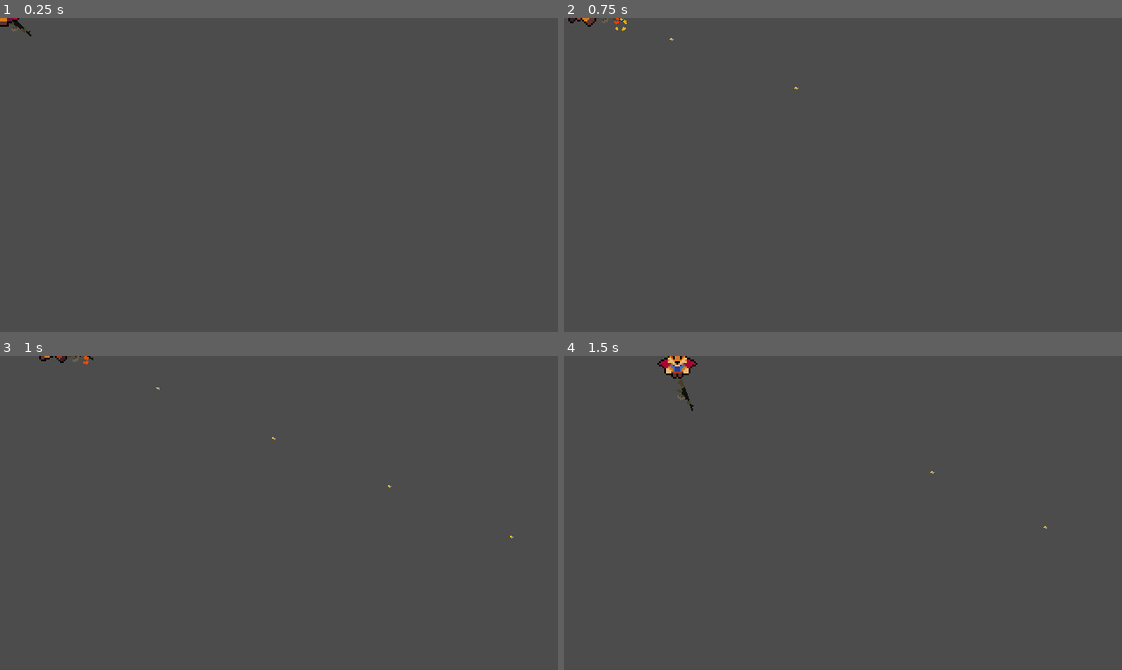
Above: before the commit, frames 1-4 (two rows, left to right).
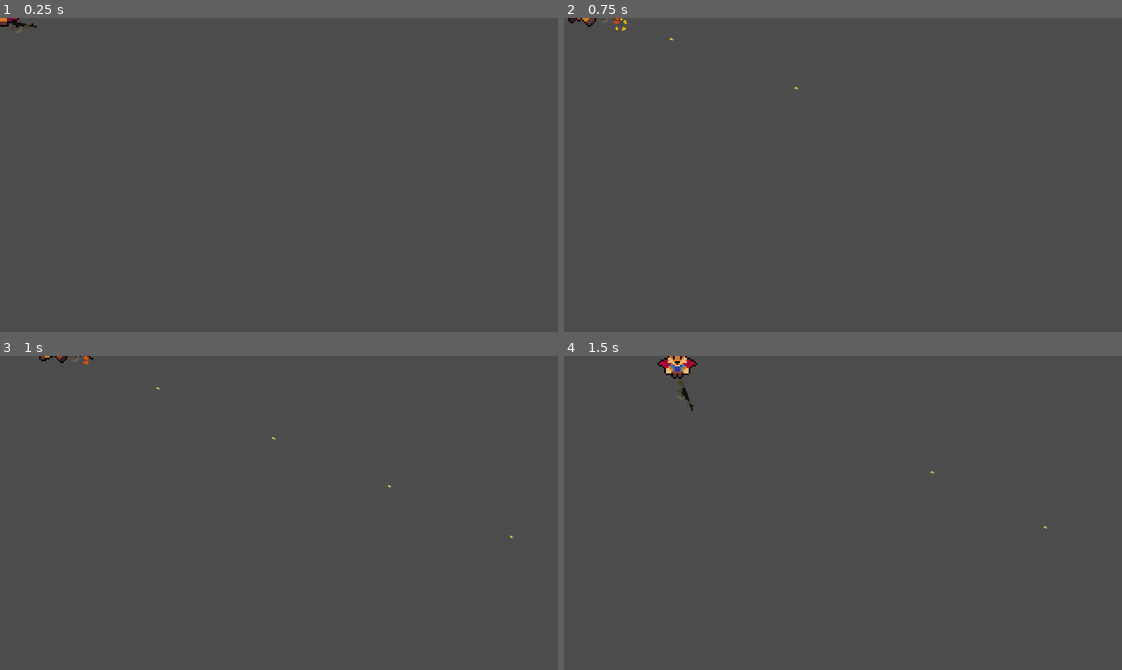
Above: after the commit, the same moments.

Repository: egol/2Dgame
Game: Godot game, scene res://Player/Player.tscn
Two runs of this game, one before a commit and one after it. Both use one fixed random seed, a clock stepped at 60 frames per second and the inputs below. This scene is started directly instead of the project's main scene.
Inputs (mouse positions are in pixels of both pictures, inside the frame that each line leads up to):
- Up to frame 1 (0.25 s): no input
- Up to frame 2 (0.75 s): tap Enter at 0.5 s; move the mouse to (965, 159) at 0.52 s; press the mouse at (965, 159) at 0.53 s; hold Right (ui_right) from 0.53 s (still down)
- Up to frame 3 (1 s): keep holding Right (ui_right)
- Up to frame 4 (1.5 s): move the mouse to (731, 528) at 1.27 s; release Right (ui_right) at 1.28 s; release the mouse at (731, 528) at 1.28 s; hold Down (ui_down) from 1.28 s (still down); tap Space (roll) at 1.35 s

The runs differ from the first frame. In frame 1, less than 0.1% of the frame differs, in the area x 1-7%, y 1-6%; in frame 2, nothing differs; in frame 3, nothing differs; in frame 4, nothing differs.

Commit message:
AddedGrassEffect

Diff:
--- a/Player/Player.gd
+++ b/Player/Player.gd
@@ -17,7 +17,7 @@
 var roll_vector = Vector2.DOWN
 var stats = PlayerStats
 
-signal fired_shot
+#signal fired_shot
 
 export var shoot_effect: PackedScene
 export var bullet_speed = 1000
@@ -69,7 +69,7 @@
 
 		animationPlayer.play("Shooting")
 
-		emit_signal("fired_shot")
+#		emit_signal("fired_shot")
 
 		can_fire = false
 		yield(get_tree().create_timer(fire_rate), "timeout")
@@ -82,6 +82,8 @@
 	input_vector = input_vector.normalized()
 
 	if input_vector != Vector2.ZERO:
+		Wind.windDirection = input_vector
+#		print(Wind.windDirection)
 		animationTree.set("parameters/Idle/blend_position", input_vector)
 		animationTree.set("parameters/Run/blend_position", input_vector)
 
--- a/Player/Player.tscn
+++ b/Player/Player.tscn
@@ -401,8 +401,9 @@
 
 [node name="sprite" type="Sprite" parent="Gun"]
 position = Vector2( 13, 0 )
+rotation = -0.588176
 texture = ExtResource( 3 )
-offset = Vector2( 0, -2 )
+offset = Vector2( 0, -1 )
 
 [node name="gunbarrel" type="Node2D" parent="Gun"]
 position = Vector2( 25, -0.539 )
@@ -414,7 +415,7 @@
 position = Vector2( 1, -8 )
 texture = ExtResource( 1 )
 hframes = 60
-frame = 59
+frame = 18
 
 [node name="AnimationPlayer" type="AnimationPlayer" parent="."]
 anims/IdleDown = SubResource( 2 )
@@ -436,7 +437,7 @@
 parameters/playback = SubResource( 34 )
 parameters/Idle/blend_position = Vector2( 0, 0 )
 parameters/Roll/blend_position = Vector2( -0.0464088, -0.130952 )
-parameters/Run/blend_position = Vector2( 0, 0 )
+parameters/Run/blend_position = Vector2( 0.00438595, 0 )
 
 [node name="CollisionShape2D" type="CollisionShape2D" parent="."]
 rotation = -1.5708
--- a/World.tscn
+++ b/World.tscn
@@ -1,8 +1,8 @@
-[gd_scene load_steps=62 format=2]
+[gd_scene load_steps=63 format=2]
 
 [ext_resource path="res://World/bush.tscn" type="PackedScene" id=1]
 [ext_resource path="res://Player/Player.tscn" type="PackedScene" id=2]
-[ext_resource path="res://World/grass4.png" type="Texture" id=3]
+[ext_resource path="res://World/GrassSpawner.gd" type="Script" id=3]
 [ext_resource path="res://World/DirtTileset.png" type="Texture" id=4]
 [ext_resource path="res://World/CliffTileset.png" type="Texture" id=5]
 [ext_resource path="res://Enemies/Zombie.tscn" type="PackedScene" id=6]
@@ -10,6 +10,7 @@
 [ext_resource path="res://World/mud.png" type="Texture" id=8]
 [ext_resource path="res://camera.gd" type="Script" id=9]
 [ext_resource path="res://World/Crate.tscn" type="PackedScene" id=10]
+[ext_resource path="res://World/GrassBackground.png" type="Texture" id=11]
 
 [sub_resource type="TileSet" id=1]
 0/name = "DirtTileset.png 0"
@@ -52,9 +53,6 @@
 0/shapes = [  ]
 0/z_index = 0
 
-[sub_resource type="ConvexPolygonShape2D" id=2]
-points = PoolVector2Array( 0, 0, 32, 0, 32, 32, 0, 32 )
-
 [sub_resource type="ConvexPolygonShape2D" id=3]
 points = PoolVector2Array( 0, 0, 32, 0, 32, 32, 0, 32 )
 
@@ -196,7 +194,10 @@
 [sub_resource type="ConvexPolygonShape2D" id=49]
 points = PoolVector2Array( 0, 0, 32, 0, 32, 32, 0, 32 )
 
-[sub_resource type="TileSet" id=50]
+[sub_resource type="ConvexPolygonShape2D" id=50]
+points = PoolVector2Array( 0, 0, 32, 0, 32, 32, 0, 32 )
+
+[sub_resource type="TileSet" id=51]
 0/name = "CliffTileset.png 0"
 0/texture = ExtResource( 5 )
 0/tex_offset = Vector2( 0, 0 )
@@ -513,10 +514,11 @@
 [node name="World" type="Node2D"]
 
 [node name="Background" type="Sprite" parent="."]
-position = Vector2( 160, 88 )
-texture = ExtResource( 3 )
+position = Vector2( -72, -64 )
+texture = ExtResource( 11 )
+centered = false
 region_enabled = true
-region_rect = Rect2( 0, 0, 608, 368 )
+region_rect = Rect2( 0, 0, 928, 368 )
 
 [node name="DirtPathTileMap" type="TileMap" parent="."]
 tile_set = SubResource( 1 )
@@ -525,14 +527,14 @@
 tile_data = PoolIntArray( -65527, 0, 0, -65526, 0, 2, -65522, 0, 0, -65521, 0, 1, -65520, 0, 1, -65519, 0, 1, -65518, 0 …(1237 unchanged characters)…
 
 [node name="Mud" type="TileMap" parent="."]
-tile_set = SubResource( 51 )
+tile_set = SubResource( 2 )
 cell_size = Vector2( 32, 32 )
 cell_custom_transform = Transform2D( 32, 0, 0, 32, 0, 0 )
 format = 1
-tile_data = PoolIntArray( 262143, 0, 0, 196608, 0, 0, 196609, 0, 0 …(702 unchanged characters)…
+tile_data = PoolIntArray( -65534, 0, 0, -65533, 0, 0, -65529, 0, 0, -65528, 0, 0, -65527, 0, 0, -65526, 0, 0, 2, 0, 0, 3, 0, 0, 7, 0, 0, 8, 0, 0, 9, 0, 0, 10, 0, 0, 65545, 0, 0, 65546, 0, 0, 262143, 0, 0, 196608, 0, 0, 196609, 0, 0 …(702 unchanged characters)…
 
 [node name="DirtCliffTileMap" type="TileMap" parent="."]
-tile_set = SubResource( 50 )
+tile_set = SubResource( 51 )
 cell_size = Vector2( 32, 32 )
 collision_mask = 0
 format = 1
@@ -601,7 +603,12 @@
 [node name="Crate4" parent="YSort/Crates" instance=ExtResource( 10 )]
 position = Vector2( 100, 75 )
 
+[node name="GrassSpawner" type="Node2D" parent="YSort"]
+position = Vector2( 384, -8 )
+script = ExtResource( 3 )
+width = 10
+height = 20
+
 [node name="CanvasLayer" type="CanvasLayer" parent="."]
 
 [node name="HealthUI" parent="CanvasLayer" instance=ExtResource( 7 )]
-[connection signal="fired_shot" from="YSort/Player" to="camera" method="_on_Player_fired_shot"]
--- /dev/null
+++ b/World/AnimatedGrass.gd
@@ -0,0 +1,60 @@
+extends Node2D
+
+onready var animationPlayer = $AnimationPlayer
+onready var animationTree = $AnimationTree
+onready var animationState = animationTree.get("parameters/playback")
+
+var wind = Wind.windDirection
+var rng = RandomNumberGenerator.new()
+var yoffset = -8
+
+func _ready():
+	rng.randomize()
+
+	animationTree.active = true
+
+#	var r = randi()
+#	print(rng.get_seed())
+#	seed(r)
+
+	var a1 = animationPlayer.get_animation("WindRight").duplicate()
+	animationPlayer.remove_animation("WindRight")
+	a1.track_set_key_value(0, 1, Vector2(rng.randi_range(3, 5), yoffset))
+	a1.track_set_key_value(0, 2, Vector2(rng.randi_range(3, 5), yoffset))
+	a1.track_set_key_value(0, 3, Vector2(rng.randi_range(3, 5), yoffset))
+	animationPlayer.add_animation("WindRight", a1)
+
+	var a2 = animationPlayer.get_animation("WindLeft").duplicate()
+	animationPlayer.remove_animation("WindLeft")
+	a2.track_set_key_value(0, 1, Vector2(rng.randi_range(-3, -5), yoffset))
+	a2.track_set_key_value(0, 2, Vector2(rng.randi_range(-3, -5), yoffset))
+	a2.track_set_key_value(0, 3, Vector2(rng.randi_range(-3, -5), yoffset))
+	animationPlayer.add_animation("WindLeft", a2)
+
+	var a3 = animationPlayer.get_animation("WindDown").duplicate()
+	animationPlayer.remove_animation("WindDown")
+	a3.track_set_key_value(0, 1, Vector2(0, rng.randi_range(3, 5)+yoffset))
+	a3.track_set_key_value(0, 2, Vector2(0, rng.randi_range(3, 5)+yoffset))
+	a3.track_set_key_value(0, 3, Vector2(0, rng.randi_range(3, 5)+yoffset))
+	animationPlayer.add_animation("WindDown", a3)
+
+	var a4 = animationPlayer.get_animation("WindUp").duplicate()
+	animationPlayer.remove_animation("WindUp")
+	a4.track_set_key_value(0, 1, Vector2(0, rng.randi_range(-3, -5)+yoffset))
+	a4.track_set_key_value(0, 2, Vector2(0, rng.randi_range(-3, -5)+yoffset))
+	a4.track_set_key_value(0, 3, Vector2(0, rng.randi_range(-3, -5)+yoffset))
+	animationPlayer.add_animation("WindUp", a4)
+
+
+func _physics_process(delta):
+	move_state(delta)
+
+
+func move_state(delta):
+	wind = Wind.windDirection
+	if wind != Vector2.ZERO:
+		animationTree.set("parameters/Idle/blend_position", wind)
+		animationTree.set("parameters/Wind/blend_position", wind)
+		animationState.travel("Wind")
+	else:
+		animationState.travel("Idle")
--- /dev/null
+++ b/World/AnimatedGrass.tscn
@@ -0,0 +1,160 @@
+[gd_scene load_steps=22 format=2]
+
+[ext_resource path="res://World/AnimatedGrass.gd" type="Script" id=1]
+[ext_resource path="res://World/grass5.png" type="Texture" id=2]
+
+[sub_resource type="Animation" id=52]
+resource_name = "Idle"
+loop = true
+
+[sub_resource type="Animation" id=70]
+resource_name = "WindDown"
+length = 3.5
+loop = true
+tracks/0/type = "value"
+tracks/0/path = NodePath("Node2D:position")
+tracks/0/interp = 1
+tracks/0/loop_wrap = true
+tracks/0/imported = false
+tracks/0/enabled = true
+tracks/0/keys = {
+"times": PoolRealArray( 0, 1, 1.7, 2.3, 3.5 ),
+"transitions": PoolRealArray( 1, 1, 1, 1, 1 ),
+"update": 0,
+"values": [ Vector2( 0, -8 ), Vector2( 5, -8 ), Vector2( 3, -8 ), Vector2( 5, -8 ), Vector2( 0, -8 ) ]
+}
+
+[sub_resource type="Animation" id=71]
+resource_name = "WindLeft"
+length = 3.5
+loop = true
+tracks/0/type = "value"
+tracks/0/path = NodePath("Node2D:position")
+tracks/0/interp = 1
+tracks/0/loop_wrap = true
+tracks/0/imported = false
+tracks/0/enabled = true
+tracks/0/keys = {
+"times": PoolRealArray( 0, 1, 1.7, 2.3, 3.5 ),
+"transitions": PoolRealArray( 1, 1, 1, 1, 1 ),
+"update": 0,
+"values": [ Vector2( 0, -8 ), Vector2( 5, -8 ), Vector2( 3, -8 ), Vector2( 5, -8 ), Vector2( 0, -8 ) ]
+}
+
+[sub_resource type="Animation" id=55]
+resource_name = "WindRight"
+length = 3.5
+loop = true
+tracks/0/type = "value"
+tracks/0/path = NodePath("Node2D:position")
+tracks/0/interp = 1
+tracks/0/loop_wrap = true
+tracks/0/imported = false
+tracks/0/enabled = true
+tracks/0/keys = {
+"times": PoolRealArray( 0, 1, 1.7, 2.3, 3.5 ),
+"transitions": PoolRealArray( 1, 1, 1, 1, 1 ),
+"update": 0,
+"values": [ Vector2( 0, -8 ), Vector2( 5, -8 ), Vector2( 3, -8 ), Vector2( 5, -8 ), Vector2( 0, -8 ) ]
+}
+
+[sub_resource type="Animation" id=72]
+resource_name = "WindUp"
+length = 3.5
+loop = true
+tracks/0/type = "value"
+tracks/0/path = NodePath("Node2D:position")
+tracks/0/interp = 1
+tracks/0/loop_wrap = true
+tracks/0/imported = false
+tracks/0/enabled = true
+tracks/0/keys = {
+"times": PoolRealArray( 0, 1, 1.7, 2.3, 3.5 ),
+"transitions": PoolRealArray( 1, 1, 1, 1, 1 ),
+"update": 0,
+"values": [ Vector2( 0, -8 ), Vector2( 5, -8 ), Vector2( 3, -8 ), Vector2( 5, -8 ), Vector2( 0, -8 ) ]
+}
+
+[sub_resource type="AnimationNodeAnimation" id=57]
+animation = "Idle"
+
+[sub_resource type="AnimationNodeAnimation" id=58]
+animation = "Idle"
+
+[sub_resource type="AnimationNodeAnimation" id=59]
+animation = "Idle"
+
+[sub_resource type="AnimationNodeAnimation" id=60]
+animation = "Idle"
+
+[sub_resource type="AnimationNodeBlendSpace2D" id=61]
+blend_point_0/node = SubResource( 57 )
+blend_point_0/pos = Vector2( -1, 0 )
+blend_point_1/node = SubResource( 58 )
+blend_point_1/pos = Vector2( 0, 1 )
+blend_point_2/node = SubResource( 59 )
+blend_point_2/pos = Vector2( 1, 0 )
+blend_point_3/node = SubResource( 60 )
+blend_point_3/pos = Vector2( 0, -0.9 )
+blend_mode = 1
+
+[sub_resource type="AnimationNodeAnimation" id=62]
+animation = "WindLeft"
+
+[sub_resource type="AnimationNodeAnimation" id=63]
+animation = "WindDown"
+
+[sub_resource type="AnimationNodeAnimation" id=64]
+animation = "WindRight"
+
+[sub_resource type="AnimationNodeAnimation" id=65]
+animation = "WindUp"
+
+[sub_resource type="AnimationNodeBlendSpace2D" id=66]
+blend_point_0/node = SubResource( 62 )
+blend_point_0/pos = Vector2( -1, 0 )
+blend_point_1/node = SubResource( 63 )
+blend_point_1/pos = Vector2( 0, 1 )
+blend_point_2/node = SubResource( 64 )
+blend_point_2/pos = Vector2( 1, 0 )
+blend_point_3/node = SubResource( 65 )
+blend_point_3/pos = Vector2( 0, -1 )
+blend_mode = 1
+
+[sub_resource type="AnimationNodeStateMachineTransition" id=67]
+
+[sub_resource type="AnimationNodeStateMachineTransition" id=68]
+
+[sub_resource type="AnimationNodeStateMachine" id=69]
+states/Idle/node = SubResource( 61 )
+states/Idle/position = Vector2( 512, 125 )
+states/Wind/node = SubResource( 66 )
+states/Wind/position = Vector2( 740, 125 )
+transitions = [ "Idle", "Wind", SubResource( 67 ), "Wind", "Idle", SubResource( 68 ) ]
+start_node = "Idle"
+graph_offset = Vector2( -198, -121 )
+
+[sub_resource type="AnimationNodeStateMachinePlayback" id=19]
+
+[node name="AnimatedGrass" type="Node2D"]
+script = ExtResource( 1 )
+
+[node name="Node2D" type="Sprite" parent="."]
+position = Vector2( 0, -8 )
+texture = ExtResource( 2 )
+
+[node name="AnimationPlayer" type="AnimationPlayer" parent="."]
+anims/Idle = SubResource( 52 )
+anims/WindDown = SubResource( 70 )
+anims/WindLeft = SubResource( 71 )
+anims/WindRight = SubResource( 55 )
+anims/WindUp = SubResource( 72 )
+
+[node name="AnimationTree" type="AnimationTree" parent="."]
+tree_root = SubResource( 69 )
+anim_player = NodePath("../AnimationPlayer")
+parameters/playback = SubResource( 19 )
+parameters/Idle/blend_position = Vector2( 0, 0 )
+parameters/Wind/blend_position = Vector2( 0, -0.009009 )
+
+[node name="CollisionShape2D" type="CollisionShape2D" parent="."]
--- /dev/null
+++ b/World/GrassSpawner.gd
@@ -0,0 +1,21 @@
+extends Node2D
+
+export var width = 4
+export var height = 4
+
+var Grass = preload("res://World/AnimatedGrass.tscn")
+
+var once = true
+
+func _process(delta):
+	if once:
+		once = false
+		for x in range(width):
+			for y in range(height):
+				var grass = Grass.instance()
+
+				get_parent().add_child(grass)
+
+				var offsetVec = Vector2(global_position.x + (32*x), global_position.y + (12*y))
+
+				grass.global_position = offsetVec
--- /dev/null
+++ b/World/GrassSpawner.tscn
@@ -0,0 +1,6 @@
+[gd_scene load_steps=2 format=2]
+
+[ext_resource path="res://World/GrassSpawner.gd" type="Script" id=1]
+
+[node name="GrassSpawner" type="Node2D"]
+script = ExtResource( 1 )
--- /dev/null
+++ b/World/Wind.gd
@@ -0,0 +1,9 @@
+extends Node
+
+export var windDirection = Vector2(1, 0) setget set_wind_direction
+
+signal wind_direction_changed(value)
+
+func set_wind_direction(value):
+	windDirection = value
+	emit_signal("wind_direction_changed")
--- /dev/null
+++ b/World/Wind.tscn
@@ -0,0 +1,6 @@
+[gd_scene load_steps=2 format=2]
+
+[ext_resource path="res://World/Wind.gd" type="Script" id=1]
+
+[node name="Wind" type="Node"]
+script = ExtResource( 1 )
--- a/project.godot
+++ b/project.godot
@@ -21,6 +21,7 @@
 [autoload]
 
 PlayerStats="*res://Player/PlayerStats.tscn"
+Wind="*res://World/Wind.tscn"
 
 [display]
 
Not shown: 2 places in World.tscn that only renumber resources
Binary file added: World/grass5.png
Not shown, added: World/grass5.png.import
Not shown, added: Grass.zip
